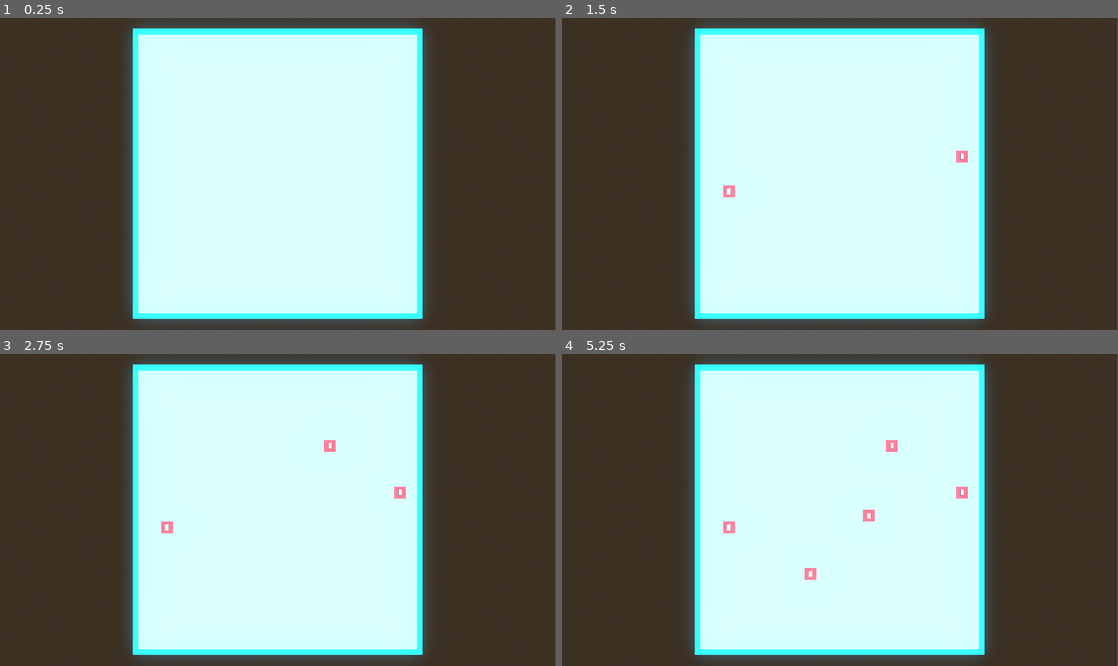
Above: before the commit, frames 1-4 (two rows, left to right).
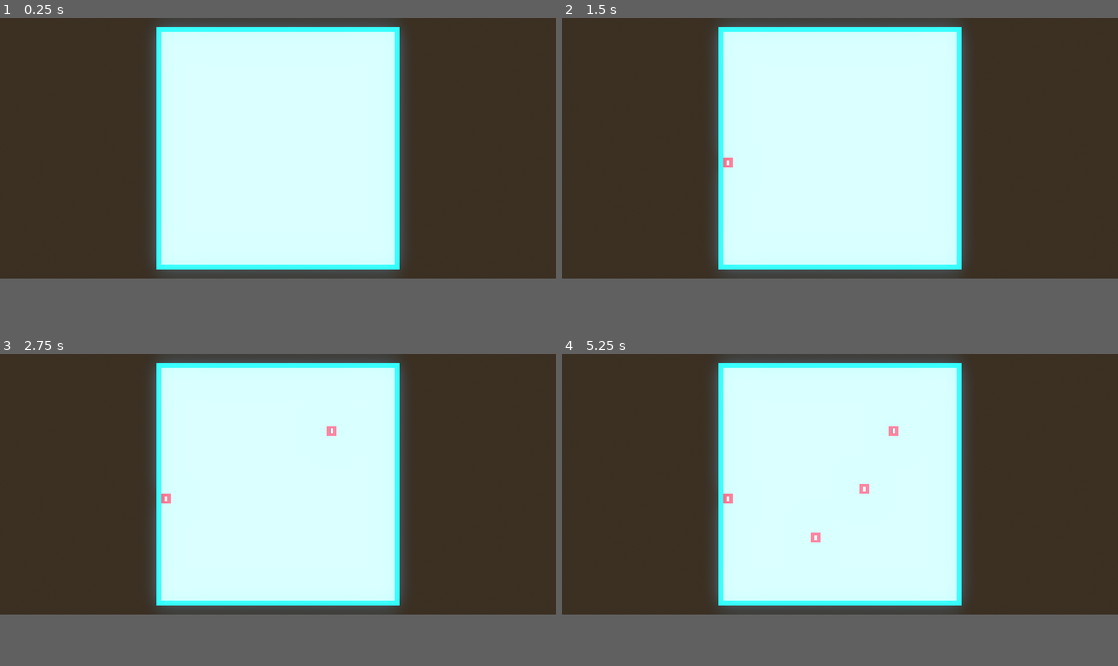
Above: after the commit, the same moments.

Repository: Qwenty228/netcentric
Game: Godot game, scene res://base_level.tscn
Two runs of this game, one before a commit and one after it. Both use one fixed random seed, a clock stepped at 60 frames per second and the inputs below.
Inputs (mouse positions are in pixels of both pictures, inside the frame that each line leads up to):
- Up to frame 1 (0.25 s): no input
- Up to frame 2 (1.5 s): tap Enter at 0.5 s; move the mouse to (962, 158) at 0.52 s; click (962, 158) at 0.6 s; tap Space at 1.25 s; move the mouse to (728, 189) at 1.27 s; click (728, 189) at 1.35 s
- Up to frame 3 (2.75 s): tap Enter at 2 s; move the mouse to (333, 441) at 2.02 s; click (333, 441) at 2.1 s
- Up to frame 4 (5.25 s): tap Space at 2.75, 4.25 s; move the mouse to (812, 572) at 2.77 s; click (812, 572) at 2.85 s; tap Enter at 3.5 s; move the mouse to (1006, 556) at 3.52 s; click (1006, 556) at 3.6 s; move the mouse to (673, 463) at 4.27 s; click (673, 463) at 4.35 s; move the mouse to (867, 510) at 5.02 s; click (867, 510) at 5.1 s
In our replay, the window is 799x449 before the commit and 800x375 after it. These sizes can differ from the game's own. Grey fills any space a smaller window leaves; there, only what the larger window draws over its background counts as a difference.

The runs differ from the first frame. In frame 1, 23% of the frame differs, in the area x 0-100%, y 2-100%; in frame 2, 23%; in frame 3, 23%; in frame 4, 23%.

Commit message:
feat: networking prototype

Diff:
--- /dev/null
+++ b/Socket/node.tscn
@@ -0,0 +1,48 @@
+[gd_scene load_steps=2 format=3 uid="uid://jobsgrb5cnuj"]
+
+[ext_resource type="Script" path="res://node.gd" id="1_l3btm"]
+
+[node name="Node" type="Node"]
+script = ExtResource("1_l3btm")
+
+[node name="Button" type="Button" parent="."]
+offset_left = 783.0
+offset_top = 273.0
+offset_right = 1376.0
+offset_bottom = 421.0
+text = "ping "
+
+[node name="LineEdit" type="LineEdit" parent="."]
+offset_left = 792.0
+offset_top = 80.0
+offset_right = 1385.0
+offset_bottom = 205.0
+theme_override_font_sizes/font_size = 41
+text = "init"
+
+[node name="Label" type="Label" parent="."]
+offset_left = 806.0
+offset_top = 14.0
+offset_right = 1158.0
+offset_bottom = 58.0
+theme_override_font_sizes/font_size = 30
+text = "Client: "
+
+[node name="Label2" type="Label" parent="."]
+offset_left = 812.0
+offset_top = 214.0
+offset_right = 1164.0
+offset_bottom = 258.0
+theme_override_font_sizes/font_size = 30
+text = "Data"
+
+[node name="Label3" type="Label" parent="."]
+offset_left = 806.0
+offset_top = 432.0
+offset_right = 1158.0
+offset_bottom = 476.0
+theme_override_font_sizes/font_size = 30
+text = "current state"
+
+[connection signal="pressed" from="Button" to="." method="_on_button_pressed"]
+[connection signal="text_changed" from="LineEdit" to="." method="_on_line_edit_text_changed"]
--- /dev/null
+++ b/node.gd
@@ -0,0 +1,88 @@
+extends Node
+
+
+@export var host = "127.0.0.1"
+@export var port = 65432
+
+var client = StreamPeerTCP.new()
+var init_state = 0
+var connect_timeout = false
+var line_data = "hello"
+var client_name = "Nu"
+
+func _ready():
+	#client.set_no_delay(true)
+	client.connect_to_host(host, port)
+	var err = await connect_to_host()
+	if err == "fail":
+		print("connection fail")
+	else:
+		client_name = JSON.parse_string(err)['client']
+		#print("client ", client_name)
+		$Label.text += client_name
+
+
+	print("setup finish")
+	init_state = 1
+
+func _connection_fail():
+	#print("failed")
+	connect_timeout = true
+
+func connect_to_host():
+	var timer = Timer.new()
+	add_child(timer)
+	timer.set_wait_time(3.0)  # Set the timer to 3 seconds
+	timer.set_one_shot(true)  # Make sure the timer only runs once
+	timer.connect("timeout", _connection_fail)
+	# Start the timer
+	timer.start()
+	while client.get_status() != client.STATUS_CONNECTED:
+		client.poll()
+		if connect_timeout:
+			return "fail"
+		await get_tree().create_timer(0.2).timeout
+
+	return client.get_utf8_string(client.get_available_bytes())
+
+
+func _process(_delta: float) -> void:
+	if init_state == 0: return
+	var reply = fetch()
+	if reply != "fail":
+		reply = JSON.parse_string(reply)
+		if reply.has("type"):
+			if reply["type"] == "update":
+				$Label3.text = str(reply)
+			else:
+				$Label2.text = str(reply)
+
+func _on_button_pressed() -> void:
+	var data = {"type": line_data, "client": client_name}
+	if line_data == "init":
+		data["ships"] = [1, 2,3,4, 10,12,13,14]
+	elif line_data == "game":
+		data["pos"] = [20]
+	else:
+		data["type"] = "game"
+		data["pos"] = [line_data]
+
+	send(data)
+
+
+func fetch():
+
+	if client.get_available_bytes() > 0:
+		client.poll()
+		#var reply = client.get_utf8_string(client.get_available_bytes())
+		return client.get_utf8_string(client.get_available_bytes())
+	return "fail"
+
+func send(data):
+	if client.get_status() == client.STATUS_CONNECTED:
+		#client.put_data(line_data.to_ascii_buffer())
+		client.put_utf8_string(JSON.stringify(data))
+
+
+func _on_line_edit_text_changed(new_text: String) -> void:
+	line_data = new_text
--- a/project.godot
+++ b/project.godot
@@ -17,8 +17,8 @@
 
 [display]
 
-window/size/viewport_width=2304
-window/size/viewport_height=1296
+window/size/viewport_width=1280
+window/size/viewport_height=600
 
 [input]
 
Not shown, added: Socket/nod83A2.tmp
Not shown, added: Socket/nod9F49.tmp
Not shown, added: Socket/nodAE26.tmp
Not shown, added: Socket/nodD3CF.tmp
Not shown, added: Socket/server.py
